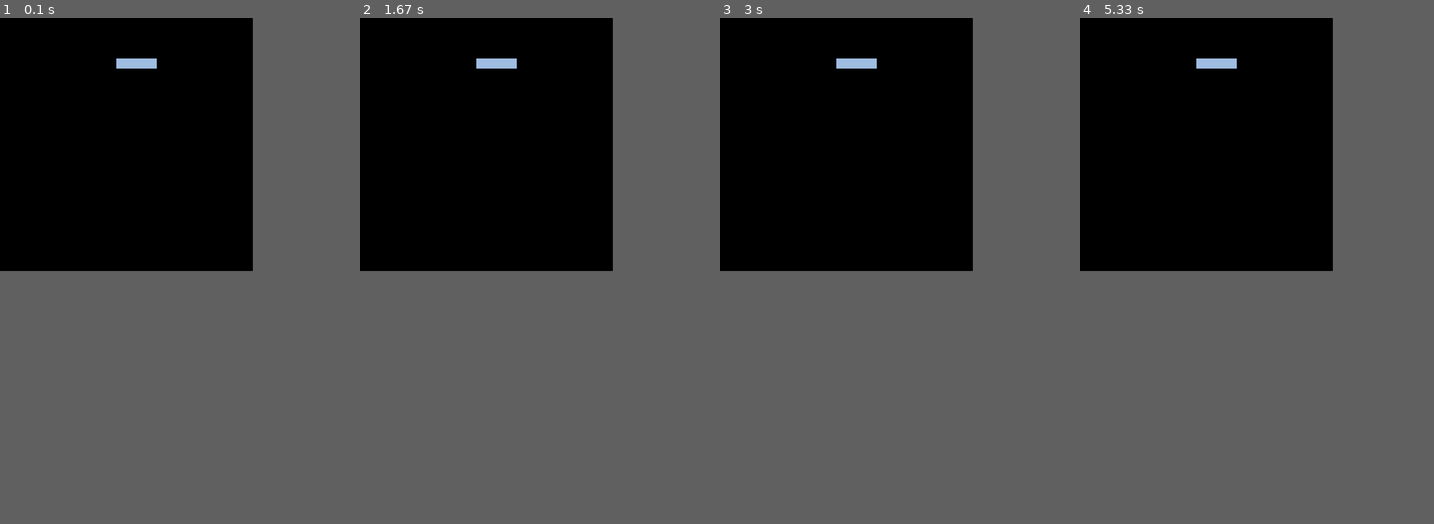
Above: before the commit, frames 1-4 (left to right).
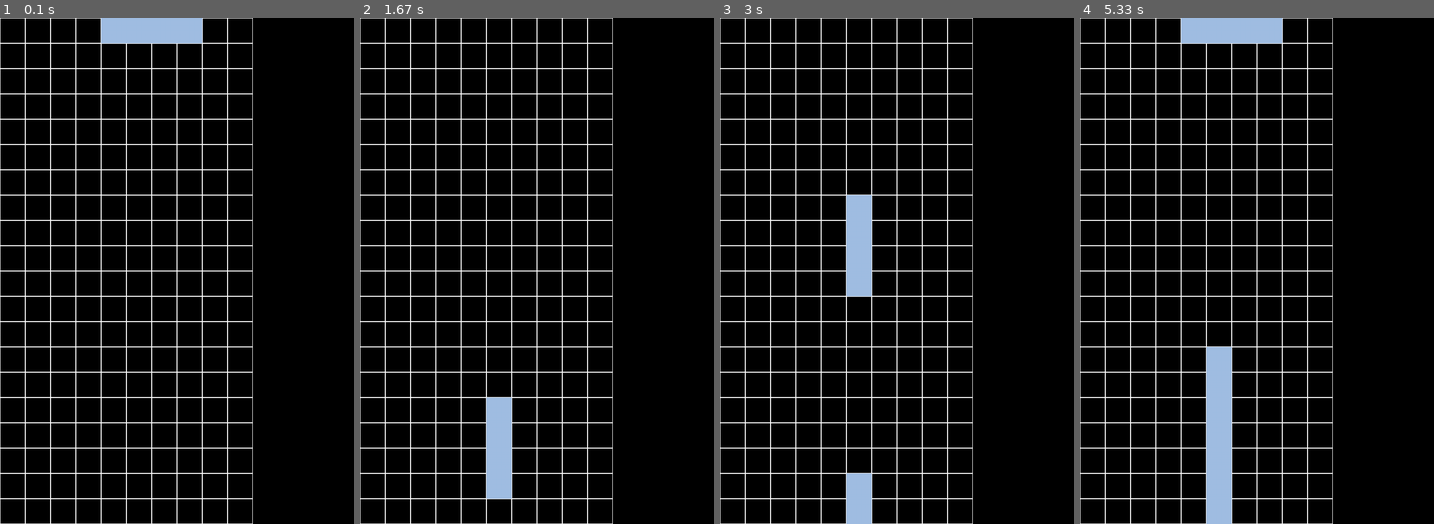
Above: after the commit, the same moments.

Repository: ao-u/pygame-tetris
Game: pygame game, started from tetris/Main/main.py
Two runs of this game, one before a commit and one after it. Both use one fixed random seed, a clock stepped at 60 frames per second and the inputs below.
Inputs:
- Up to frame 1 (0.1 s): no input
- Up to frame 2 (1.67 s): tap A at 0.33 s; tap D at 0.67 s; hold Up 1.07-1.53 s; hold Down from 1.57 s (still down)
- Up to frame 3 (3 s): release Down at 2.03 s; hold Up 2.07-2.43 s; hold Down 2.47-2.83 s; hold Up from 2.87 s (still down)
- Up to frame 4 (5.33 s): release Up at 3.17 s; hold Down 3.2-3.5 s; hold Up 3.53-3.9 s; hold Down 3.93-4.3 s; hold Up 4.33-4.63 s; hold Down 4.67-4.97 s; hold Up from 5 s (still down)
In our replay, the window is 450x450 before the commit and 630x900 after it. These sizes can differ from the game's own. Grey fills any space a smaller window leaves; there, only what the larger window draws over its background counts as a difference.

The runs differ from the first frame. In frame 1, 7.7% of the frame differs, in the area x 0-72%, y 0-100%; in frame 2, 7.7%; in frame 3, 8.4%; in frame 4, 10%.

Commit message:
Add files via upload

Diff:
--- a/tetris/Main/main.py
+++ b/tetris/Main/main.py
@@ -3,22 +3,20 @@
 import random
 from peice import Peice
 from peice import Block
-gamex = 500
-gamey = 500
+gamex = 700
+gamey = 1000
 game.init()
 win = game.display.set_mode((gamex, gamey))
 run = True
 newpeice = True
-scale = 20
+scale = 50
 
 #       0    1    2    3    4    5    6
 #bag =["I", "J", "L", "O", "S", "T", "Z"]
 
-peices = []
+currentPeice = Peice(0, 0, 0, 0, [])
 
-blocks = []
-
-
+deadBlocks = []
 
 #rotation for I block
 COLOR = (
@@ -40,15 +38,31 @@
     )
 )
 
-def displayBlock(block):
-    game.draw.rect(win, block.c, (block.x * scale, block.y * scale, scale, scale))
 
 
-def makePeice(peice):
+
+def makeDeadPeice(peice):
     for i in range(4):
-        blocks.append(Block(peice.x + R[peice.tipe][peice.r][i * 2], peice.y + R[peice.tipe][peice.r][i * 2 + 1], COLOR[peice.tipe]))
+        deadBlocks.append(Block(peice.x + R[peice.tipe][peice.r][i * 2], peice.y + R[peice.tipe][peice.r][i * 2 + 1], COLOR[peice.tipe]))
 
+def updateCurrentPeiceBlocks():
+    for i in range(4):
+        currentPeice.blocks[i] = Block(currentPeice.x + R[currentPeice.tipe][currentPeice.r][i * 2], currentPeice.y + R[currentPeice.tipe][currentPeice.r][i * 2 + 1], COLOR[currentPeice.tipe])
 
+def currentPeiceColliding():
+    for block in currentPeice.blocks:
+        if block.y == 20:
+            return True
+        for blockk in deadBlocks:
+            if (block.x == blockk.x and block.y == blockk.y):
+                return True
+    return False
+
+def peiceOutOfBounds():
+    for block in currentPeice.blocks:
+        if block.x < 0 or block.x > 9:
+            return True
+    return False
 
 
 while run:
@@ -56,17 +70,66 @@
     for event in game.event.get():
         if event.type == game.QUIT:
             run = False
-    #
-    #create new peice
+    #fill bg with nothing
+    win.fill((0, 0, 0))
+    #make grid
+    for x in range(10):
+        for y in range(20):
+            game.draw.rect(win, (255, 255, 255), (x * scale, y * scale, scale, scale), 1)
+
+
+    #try to move current peice down by 1, make it dead if it hits something
+    currentPeice.y+=1
+    updateCurrentPeiceBlocks()
+    if currentPeiceColliding():
+        currentPeice.y-=1
+        updateCurrentPeiceBlocks()
+        makeDeadPeice(currentPeice)
+        newpeice = True
+
+    #create new peice if needed
     if newpeice:
-        peices.append(Peice(0, gamex/2/scale, 4, 0))
-        makePeice(peices[-1])
+        currentPeice.x = 5
+        currentPeice.y = 0
+        currentPeice.r = 0
+        currentPeice.tipe = 0
+        updateCurrentPeiceBlocks()
+        #makePeice(peices[-1])
         #random.choice(bag)
         newpeice = False
-    #display all peices
-    for block in blocks:
-        displayBlock(block)
+
+
+
+    #display current peice
+    for i in range(4):
+        game.draw.rect(win, currentPeice.blocks[i].c, (currentPeice.blocks[i].x * scale, currentPeice.blocks[i].y * scale, scale, scale))
+    #display all dead peices
+    for block in deadBlocks:
+        game.draw.rect(win, block.c, (block.x * scale, block.y * scale, scale, scale))
+        print(f"x: {block.x}, y: {block.y}, c: {block.c}")
+
+    #input
+    keys = game.key.get_pressed()
+    if keys[game.K_UP]:
+        currentPeice.r +=1
+    if keys[game.K_DOWN]:
+        currentPeice.r -=1
+    if keys[game.K_a]:
+        currentPeice.x-=1
+        updateCurrentPeiceBlocks()
+        if peiceOutOfBounds():
+            currentPeice.x+=1
+            updateCurrentPeiceBlocks()
+    if keys[game.K_d]:
+        currentPeice.x+=1
+        updateCurrentPeiceBlocks()
+        if peiceOutOfBounds():
+            currentPeice.x-=1
+            updateCurrentPeiceBlocks()
+    currentPeice.r %=4
+
     game.display.update()
+    game.time.delay(100)
 
 
 
--- a/tetris/Main/peice.py
+++ b/tetris/Main/peice.py
@@ -1,10 +1,11 @@
 class Peice:
-    def __init__(self, tipe ,x, y, r):
+    def __init__(self, tipe, x, y, r, blocks):
         #type is taken :(
         self.tipe = tipe
         self.x = x
         self.y = y
         self.r = r
+        self.blocks = [Block(0, 0, 0), Block(0, 0, 0), Block(0, 0, 0), Block(0, 0, 0)]
 
 class Block:
     def __init__(self, x, y, c):
